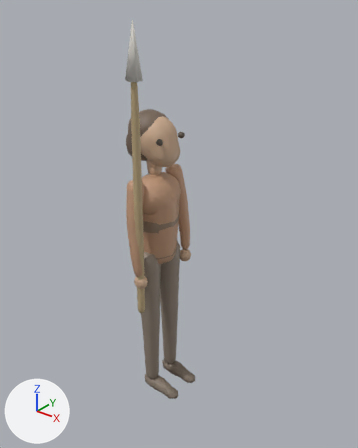
One commit to the Blender file examples/dinobrawl-3d/blender/new_dinos.blend: the scene before it, then after it.
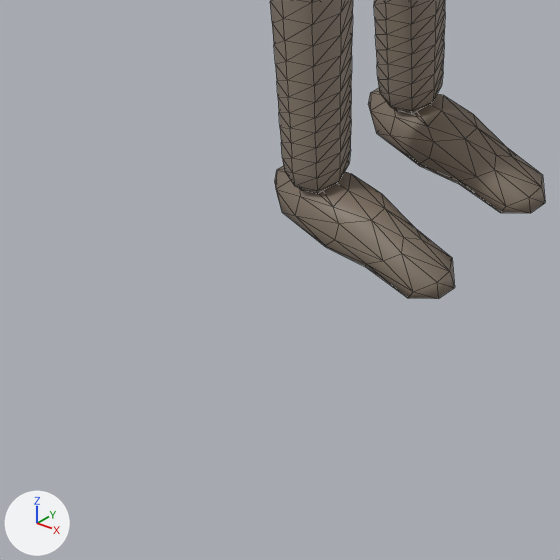
The first picture shows the older version from a 50 mm lens placed at (1.71, -1.93, 2.39), pointed at (0.13, 0.05, 1.16). The close-ups show the older and then the newer version on the part from 26% to 55% of the width and 77% to 100% of the height of that picture. Only the edits that show in the close-ups are written down. The lights are fixed; the arrows at lower left show +X, +Y and +Z. The close-ups show mesh edges as thin lines.

Names of what the first close-up shows: 'footmL', 'footmR', 'legmL', 'legmR'.
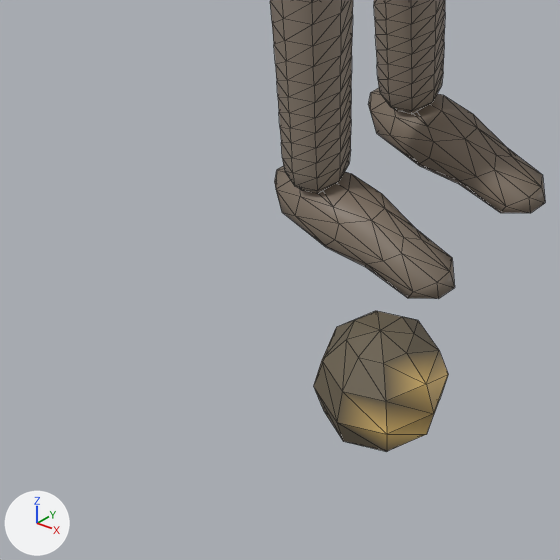
Boxes [x1, y1, x2, y2] around the edits, measured in the close-ups (560 x 560 px):
'eyesm', added (brown): after [314, 311, 448, 452]

The change, as a diff of the scene's bpy script:
```diff
--- a/examples/dinobrawl-3d/blender/new_dinos.blend.py
+++ b/examples/dinobrawl-3d/blender/new_dinos.blend.py
@@ mat_defaultmaterial_498 @@
+mat_defaultmaterial_498 = bpy.data.materials.new('DefaultMaterial.498')
+mat_defaultmaterial_498.use_nodes = True; mat_defaultmaterial_498.node_tree.nodes.clear()
+_N = mat_defaultmaterial_498.node_tree.nodes; _L = mat_defaultmaterial_498.node_tree.links
+n0 = _N.new('ShaderNodeOutputMaterial'); n0.name = 'Material Output'
+n1 = _N.new('ShaderNodeBsdfPrincipled'); n1.name = 'Principled BSDF'
+n2 = _N.new('ShaderNodeVertexColor'); n2.name = 'Color Attribute'
+n2.layer_name = 'Color'
+_L.new(n1.outputs[0], n0.inputs[0])  # 'BSDF' to 'Surface'
+_L.new(n2.outputs[0], n1.inputs[0])  # 'Color' to 'Base Color'
@@ me_eyesm_004 @@
+me_eyesm_004.from_pydata(...)  # 424 vertices, 192 faces; spans x 3.845..3.995, y -0.375..0.375, z 3.445..3.595
+me_eyesm_004.materials.append(mat_defaultmaterial_498)
@@ ob_eyesm @@
+ob_eyesm = bpy.data.objects.new('eyesm', me_eyesm_004)
+ob_eyesm.location = (-3.62, 0.0, -3.42)
```
